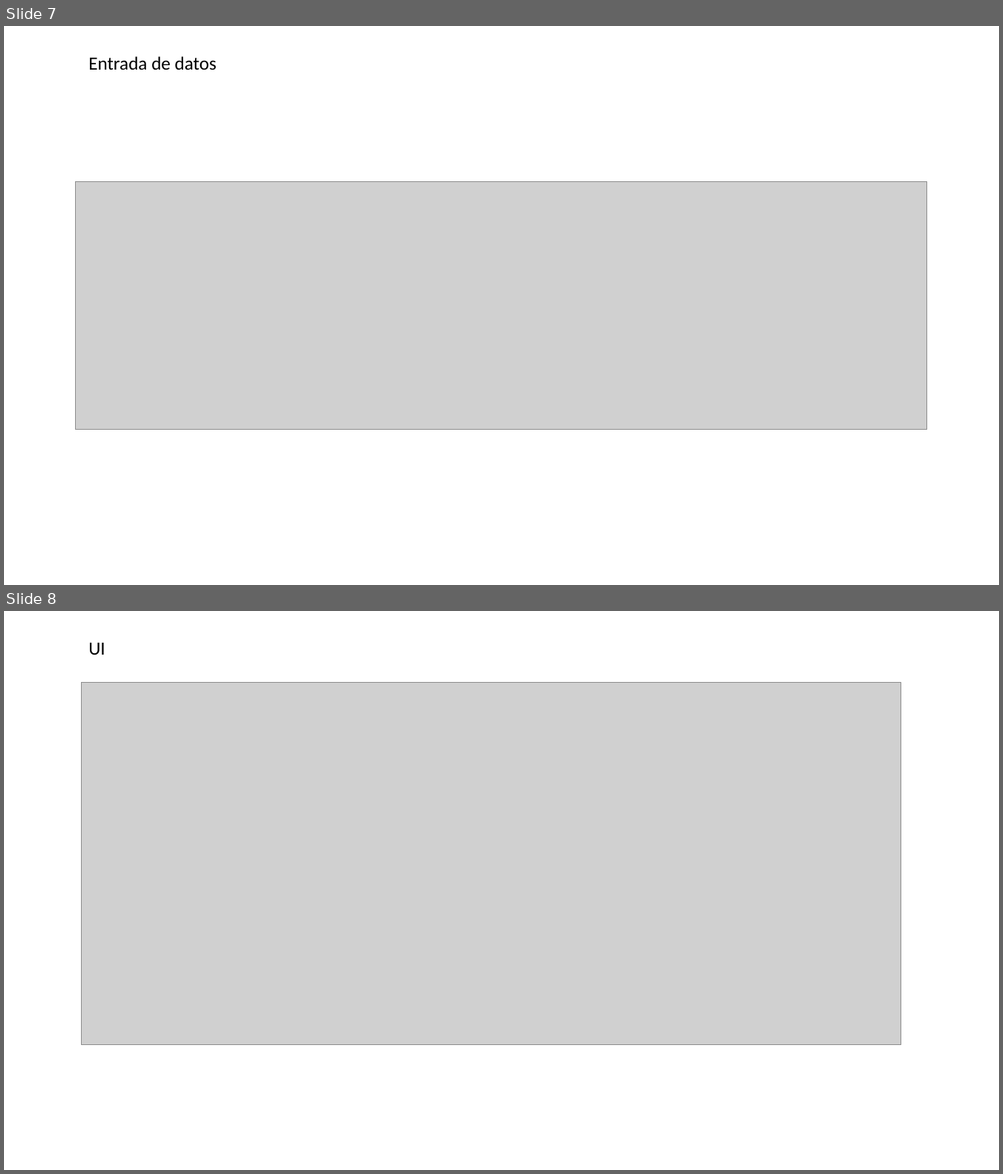
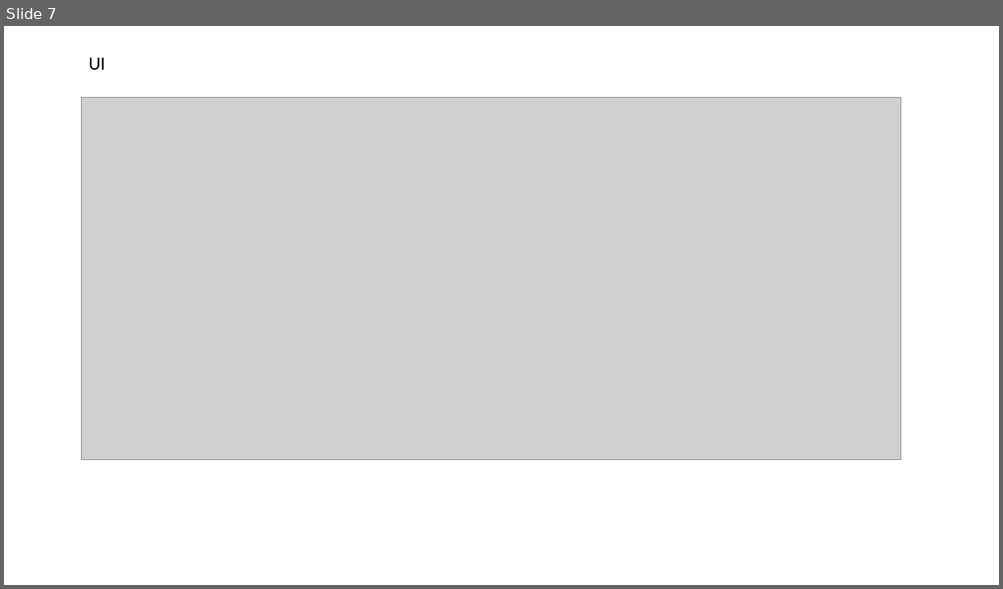
Before and after one commit to mPuchadesdo/Team-Challenge---Team-Victory, a slide deck: Documentacion/JBC/HUNDIR LA FLOTA - ANÁLIISIS.pptx. Shown one above the other, each under a label of ours: slides 7 and 8 before the commit, slide 7 after it. The pictures are 1003x1174 and 1003x589 pixels, drawn with LibreOffice and Linux fonts; fonts in the diff are those of the drawing; grey boxes stand for pictures. Boxes give left, top, right and bottom in pixels: in the first picture for what was removed or moved away, otherwise in the second. Text is boxed around its words. In the diff, an @@ line names an element or a change of style, - is before the commit and + after.

```diff
--- a/Documentacion/JBC/HUNDIR LA FLOTA - ANÁLIISIS.pptx
+++ b/Documentacion/JBC/HUNDIR LA FLOTA - ANÁLIISIS.pptx
@@ slide 7 removed at (4,26,999,585), background #FFFFFF @@
@@ text removed at (88,56,216,70) @@
-Entrada de datos
@@ picture removed at (76,182,927,429) @@
@@ what was slide 8 is now slide 7 @@
```
Also in this commit, not shown: 2 slides changed, 2 other files.
